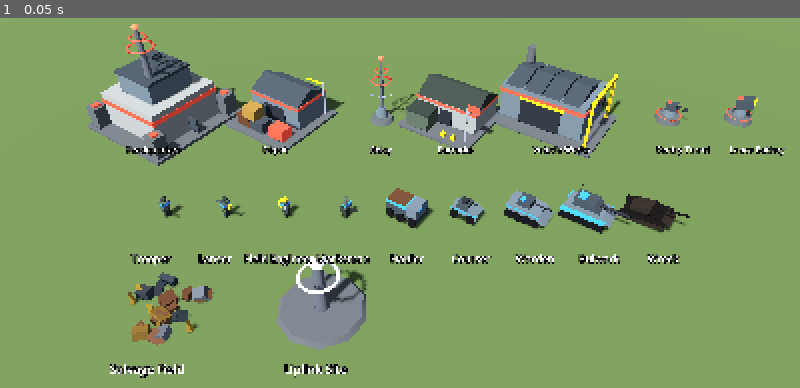
Above: before the commit, frame 1.
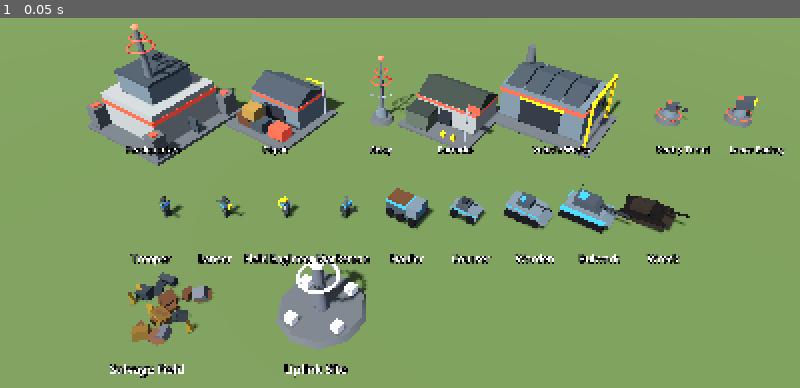
Above: after the commit, the same moment.

Repository: Fazen01/signal-front
Game: Godot game, scene res://tools/gallery.tscn
Two runs of this game, one before a commit and one after it. Both use one fixed random seed, a clock stepped at 60 frames per second and the inputs below. This scene is started directly instead of the project's main scene.
Inputs:
- Up to frame 1 (0.05 s): no input

The runs differ from the first frame. In frame 1, 0.2% of the frame differs, in the area x 35-46%, y 69-86%.

Commit message:
M6: Uplink Sites, engineer capture, idle-builder key, camera bookmarks
Neutral uplink sites spawn on the flanks; a Field Engineer captures one in
8 seconds and it pays 3 salvage a second while inside its owner's coverage.
The AI extends relays to them and sends a spare engineer. Period/F1 cycles
idle builders; Ctrl+F5..F8 saves camera bookmarks and F5..F8 recalls them.

Co-Authored-By: Claude Fable 5.2 <noreply@anthropic.com>
Claude-Session: https://claude.ai/code/session_011hknhmqSAnWYiPmukz53LT

Diff:
--- a/data/rules.json
+++ b/data/rules.json
@@ -16,6 +16,8 @@
 	"harvest_seconds": 4.0,
 	"unload_seconds": 1.0,
 	"repair_rate": 0.04,
+	"uplink_income_per_second": 3,
+	"uplink_capture_seconds": 8.0,
 	"armor_classes": ["infantry", "light", "heavy", "structure", "air"],
 	"damage_table": {
 		"ballistic": [1.0, 0.55, 0.2, 0.25, 0.5],
--- a/sim/defs/game_data.gd
+++ b/sim/defs/game_data.gd
@@ -47,6 +47,8 @@
 var harvest_seconds: float = 4.0
 var unload_seconds: float = 1.0
 var repair_rate: float = 0.04
+var uplink_income_per_second: int = 3
+var uplink_capture_seconds: float = 8.0
 
 
 ## Shared instance, loaded once. Definitions are immutable after loading.
@@ -137,6 +139,8 @@
 	harvest_seconds = float(d.get("harvest_seconds", harvest_seconds))
 	unload_seconds = float(d.get("unload_seconds", unload_seconds))
 	repair_rate = float(d.get("repair_rate", repair_rate))
+	uplink_income_per_second = int(d.get("uplink_income_per_second", uplink_income_per_second))
+	uplink_capture_seconds = float(d.get("uplink_capture_seconds", uplink_capture_seconds))
 	armor_classes = _strings(d, "armor_classes")
 	damage_table.clear()
 	var table: Dictionary = d.get("damage_table", {})
--- a/sim/sim_ai.gd
+++ b/sim/sim_ai.gd
@@ -268,6 +268,18 @@
 	for b: SimEntity in _buildings:
 		if b.hp < b.max_hp * 0.7 and b.linked and _threat_near(b.pos, 14.0) == null:
 			w.push_command(SimCommand.repair(player_id, _ids(free), b.id))
+			return
+
+	# A spare engineer claims any uplink site our network already reaches.
+	if free.size() >= 2 or w.tick_count > 20 * 90:
+		for e: SimEntity in w.entities:
+			if e.kind == SimEntity.Kind.UPLINK and e.owner != player_id and SimSignal.is_covered(w, player_id, e.pos):
+				if _threat_near(e.pos, 16.0) == null:
+					var one: Array[SimEntity] = [free[free.size() - 1]]
+					w.push_command(SimCommand.capture(player_id, _ids(one), e.id))
+					free.remove_at(free.size() - 1)
+					break
+		if free.is_empty():
 			return
 
 	var next: String = _next_building(w, me)
@@ -332,6 +344,17 @@
 		if d < best_d:
 			best_d = d
 			best = e.pos
+	if best == Vector2.INF:
+		# Then the nearest uplink site on our half of the map.
+		for e: SimEntity in w.entities:
+			if e.kind != SimEntity.Kind.UPLINK or SimSignal.is_covered(w, player_id, e.pos):
+				continue
+			var d: float = e.pos.distance_to(_hq.pos)
+			if e.pos.distance_to(_enemy_hq_pos(w)) < d:
+				continue
+			if d < best_d:
+				best_d = d
+				best = e.pos
 	if best == Vector2.INF and _count("relay") < 4:
 		# Nothing left to claim: push the network towards the middle.
 		var mid: Vector2 = w.map.world_size() * 0.5
--- a/sim/sim_command.gd
+++ b/sim/sim_command.gd
@@ -101,6 +101,17 @@
 	return c
 
 
+## Send Field Engineers to capture an uplink site.
+static func capture(p: int, unit_ids: PackedInt32Array, target: int, queued: bool = false) -> SimCommand:
+	var c: SimCommand = SimCommand.new()
+	c.type = Type.CAPTURE
+	c.player = p
+	c.ids = unit_ids
+	c.target_id = target
+	c.queue = queued
+	return c
+
+
 static func train(p: int, building: int, unit_def: String) -> SimCommand:
 	var c: SimCommand = SimCommand.new()
 	c.type = Type.TRAIN
--- a/sim/sim_economy.gd
+++ b/sim/sim_economy.gd
@@ -24,6 +24,12 @@
 			_cmd_cancel_train(w, cmd)
 		SimCommand.Type.CANCEL_BUILDING:
 			_cmd_cancel_building(w, cmd)
+		SimCommand.Type.CAPTURE:
+			var site: SimEntity = w.get_entity(cmd.target_id)
+			if site != null and site.kind == SimEntity.Kind.UPLINK:
+				for e: SimEntity in SimOrders.own_units(w, cmd):
+					if e.def.builder:
+						SimOrders.give_order(e, SimOrder.make(SimOrder.Type.CAPTURE, site.pos, site.id), cmd.queue)
 		SimCommand.Type.RALLY:
 			var b: SimEntity = _own_building(w, cmd)
 			if b != null:
@@ -84,6 +90,8 @@
 	for other: SimEntity in w.query_radius(centre, def.radius * SQUARE + 3.0):
 		if other.kind == SimEntity.Kind.FIELD and other.pos.distance_to(centre) < other.radius + def.radius:
 			return "Too close to a salvage field"
+		if other.kind == SimEntity.Kind.UPLINK and other.pos.distance_to(centre) < other.radius + def.radius * SQUARE:
+			return "Too close to an uplink site"
 		if other.kind == SimEntity.Kind.UNIT and w.are_enemies(player_id, other.owner):
 			if Rect2i(cell, def.footprint).has_point(w.map.cell_of(other.pos)):
 				return "Enemy units in the way"
@@ -202,6 +210,8 @@
 			_update_harvest(w, e, o)
 		SimOrder.Type.REPAIR:
 			_update_repair(w, e, o)
+		SimOrder.Type.CAPTURE:
+			_update_capture(w, e, o)
 		_:
 			SimOrders.finish_order(e)
 
@@ -326,6 +336,34 @@
 		SimOrders.finish_order(e)
 
 
+static func _update_capture(w: SimWorld, e: SimEntity, o: SimOrder) -> void:
+	var site: SimEntity = w.get_entity(o.target_id)
+	if site == null or site.kind != SimEntity.Kind.UPLINK or site.owner == e.owner:
+		SimMovement.stop(e)
+		SimOrders.finish_order(e)
+		return
+	if not _approach(w, e, o, site, site.radius + e.radius + 0.8):
+		if e.stuck_ticks > 40:
+			SimOrders.finish_order(e)
+		return
+	if site.capturer != e.owner:
+		site.capturer = e.owner
+		site.capture_progress = 0.0
+	site.capture_progress += SimWorld.DT
+	e.facing = rotate_toward(e.facing, (site.pos - e.pos).angle(), e.def.turn_rate * SimWorld.DT)
+	e.aim = e.facing
+	if site.capture_progress >= w.data.uplink_capture_seconds:
+		var previous: int = site.owner
+		site.owner = e.owner
+		site.capture_progress = 0.0
+		site.capturer = -1
+		site.linked = SimSignal.is_covered(w, site.owner, site.pos)
+		w.alert(e.owner, "Uplink Site captured", site.pos)
+		if previous >= 0:
+			w.alert(previous, "Uplink Site lost", site.pos)
+		SimOrders.finish_order(e)
+
+
 # -------------------------------------------------------------- per tick
 
 static func update(w: SimWorld) -> void:
@@ -340,6 +378,20 @@
 			w.remove_entity(e)
 	if w.tick_count % 10 == 0:
 		recompute_bandwidth(w)
+	if w.tick_count % SimWorld.TICK_RATE == 0:
+		_pay_uplinks(w)
+
+
+## Once a second: every owned uplink inside its owner's coverage pays out.
+static func _pay_uplinks(w: SimWorld) -> void:
+	for e: SimEntity in w.entities:
+		if e.kind != SimEntity.Kind.UPLINK or e.owner < 0:
+			continue
+		e.linked = SimSignal.is_covered(w, e.owner, e.pos)
+		if e.linked:
+			var p: SimPlayer = w.players[e.owner]
+			p.salvage += w.data.uplink_income_per_second
+			p.stat_salvage_collected += w.data.uplink_income_per_second
 
 
 static func _update_building(w: SimWorld, b: SimEntity) -> void:
--- a/sim/sim_entity.gd
+++ b/sim/sim_entity.gd
@@ -68,6 +68,10 @@
 var rally: Vector2 = Vector2.ZERO
 var has_rally: bool = false
 
+# Uplink sites
+var capture_progress: float = 0.0  ## seconds of capture work so far
+var capturer: int = -1  ## player currently capturing
+
 # Wreck visuals
 var wreck_model: String = ""
 
--- a/sim/sim_setup.gd
+++ b/sim/sim_setup.gd
@@ -15,6 +15,8 @@
 		p.ai_level = config.ai_levels[i]
 	for f: Vector3 in map.field_spots:
 		w.spawn_field(Vector2(f.x, f.y), int(f.z))
+	for u: Vector2 in map.uplink_spots:
+		w.spawn_uplink(u)
 	for p: SimPlayer in w.players:
 		place_base(w, p)
 		if p.is_ai:
--- a/sim/sim_world.gd
+++ b/sim/sim_world.gd
@@ -192,6 +192,19 @@
 	return e
 
 
+## A neutral uplink site. A Field Engineer captures it; it then pays its
+## owner a salvage trickle while it sits inside that owner's coverage.
+func spawn_uplink(at: Vector2) -> SimEntity:
+	var e: SimEntity = SimEntity.new()
+	e.kind = SimEntity.Kind.UPLINK
+	e.pos = at
+	e.radius = 2.2
+	e.linked = false
+	_register(e)
+	emit_event(SimEvent.Type.SPAWNED, e.id, -1, e.pos)
+	return e
+
+
 func spawn_wreck(at: Vector2, amount: int, radius: float, model: String, facing: float) -> SimEntity:
 	var e: SimEntity = SimEntity.new()
 	e.kind = SimEntity.Kind.WRECK
@@ -366,7 +379,11 @@
 	for i: int in n:
 		var e: SimEntity = entities[i]
 		if e.alive and e.owner == id:
-			SimCombat.kill(self, e, null, -1)
+			if e.kind == SimEntity.Kind.UPLINK:
+				e.owner = -1  # uplinks outlive their owner and go neutral
+				e.linked = false
+			else:
+				SimCombat.kill(self, e, null, -1)
 	SimSignal.mark_dirty(self)
 
 
--- a/tests/test_economy.gd
+++ b/tests/test_economy.gd
@@ -233,3 +233,44 @@
 				check(key != "", "%s needs a hotkey" % id)
 				check(not seen.has(key), "%s: hotkey %s used twice in one card" % [def.id, key])
 				seen.append(key)
+
+
+func test_engineer_captures_uplink_and_it_pays_in_coverage() -> void:
+	var w: SimWorld = _world_with_hq()
+	var hq: SimEntity = _own(w, 0, "hq")[0]
+	var site: SimEntity = w.spawn_uplink(hq.pos + Vector2(18, 0))
+	var eng: SimEntity = _own(w, 0, "field_engineer")[0]
+	w.push_command(SimCommand.capture(0, PackedInt32Array([eng.id]), site.id))
+	SimTestUtil.run(w, 20 * 20)
+	check_eq(site.owner, 0, "engineer captured the site")
+	check(eng.orders.is_empty(), "engineer is idle afterwards")
+	var before: int = w.players[0].salvage
+	SimTestUtil.run(w, 20 * 10)
+	check_eq(w.players[0].salvage - before, 10 * w.data.uplink_income_per_second, "site pays a steady trickle inside coverage")
+
+
+func test_uplink_outside_coverage_pays_nothing() -> void:
+	var w: SimWorld = _world_with_hq()
+	var hq: SimEntity = _own(w, 0, "hq")[0]
+	var site: SimEntity = w.spawn_uplink(hq.pos + Vector2(40, 0))
+	site.owner = 0
+	var before: int = w.players[0].salvage
+	SimTestUtil.run(w, 20 * 6)
+	check_eq(w.players[0].salvage, before, "no income outside coverage")
+	check(not site.linked, "site shows as unlinked")
+	w.spawn_building("relay", 0, w.map.cell_of(hq.pos + Vector2(28, 0)), true)
+	SimTestUtil.run(w, 20 * 6)
+	check(w.players[0].salvage > before, "a relay that reaches it turns the income on")
+
+
+func test_enemy_can_retake_uplink() -> void:
+	var w: SimWorld = _world_with_hq()
+	var hq: SimEntity = _own(w, 0, "hq")[0]
+	var site: SimEntity = w.spawn_uplink(hq.pos + Vector2(18, 0))
+	site.owner = 0
+	var raider: SimEntity = w.spawn_unit("field_engineer", 1, site.pos + Vector2(4, 0))
+	raider.hp = 100000.0
+	raider.max_hp = 100000.0
+	w.push_command(SimCommand.capture(1, PackedInt32Array([raider.id]), site.id))
+	SimTestUtil.run(w, 20 * 14)
+	check_eq(site.owner, 1, "enemy engineer flipped the site")
--- a/tools/headless_match.gd
+++ b/tools/headless_match.gd
@@ -68,7 +68,7 @@
 		var buildings: int = 0
 		var relays: int = 0
 		for e: SimEntity in w.entities:
-			if e.alive and e.owner == p.id:
+			if e.alive and e.owner == p.id and e.def != null:
 				if e.kind == SimEntity.Kind.UNIT:
 					units += 1
 					if e.def.is_armed():
--- a/tools/screenshot.gd
+++ b/tools/screenshot.gd
@@ -60,8 +60,7 @@
 	match _script_name:
 		"closeup":
 			if _count == 2:
-				battle.cam.distance = 20.0
-				battle.cam.set("_target_distance", 20.0)
+				battle.cam.set_distance(20.0)
 		"select":
 			if _count == 5:
 				var ids: Array[int] = []
@@ -102,8 +101,7 @@
 				for k: int in 4:
 					w.spawn_unit("bulwark", me, hq_pos + dir * 40.0 + side * (float(k) * 3.0 - 4.0))
 					w.spawn_unit("trooper", me, hq_pos + dir * 74.0 + side * (float(k) * 2.0 - 3.0))
-				battle.cam.distance = 80.0
-				battle.cam.set("_target_distance", 80.0)
+				battle.cam.set_distance(80.0)
 				battle.cam.center_on(hq_pos + dir * 36.0)
 		"result":
 			if _count == 5:
@@ -113,6 +111,5 @@
 				battle.toggle_pause_menu()
 		"wide":
 			if _count == 2:
-				battle.cam.distance = 95.0
-				battle.cam.set("_target_distance", 95.0)
+				battle.cam.set_distance(95.0)
 				battle.cam.center_on(battle.world.map.world_size() * 0.5)
--- a/ui/battle_overlay.gd
+++ b/ui/battle_overlay.gd
@@ -25,6 +25,13 @@
 	var right: Vector3 = cam3d.global_transform.basis.x
 	var view_rect: Rect2 = get_viewport_rect().grow(40.0)
 	for e: SimEntity in world.entities:
+		if e.alive and e.kind == SimEntity.Kind.UPLINK and e.capture_progress > 0.0 and battle.world_view.is_shown(e.id):
+			var at3: Vector3 = Vector3(e.pos.x, world.map.height_at(e.pos) + 4.4, e.pos.y)
+			if not cam3d.is_position_behind(at3):
+				var c2: Vector2 = cam3d.unproject_position(at3)
+				var frac_c: float = clampf(e.capture_progress / world.data.uplink_capture_seconds, 0.0, 1.0)
+				draw_rect(Rect2(c2.x - 31.0, c2.y - 4.0, 62.0, 8.0), Color(0.0, 0.0, 0.0, 0.75))
+				draw_rect(Rect2(c2.x - 30.0, c2.y - 3.0, 60.0 * frac_c, 6.0), Color(0.9, 0.9, 1.0))
 		if not e.alive or e.def == null or not battle.world_view.is_shown(e.id):
 			continue
 		var is_selected: bool = ctl.selected.has(e.id)
--- a/ui/hud.gd
+++ b/ui/hud.gd
@@ -438,7 +438,13 @@
 func _entity_detail(e: SimEntity) -> String:
 	if e.def == null:
 		if e.kind == SimEntity.Kind.UPLINK:
-			return "Neutral uplink. Pays salvage to whoever covers it with signal."
+			var rate: int = world.data.uplink_income_per_second
+			if e.owner < 0:
+				return "Neutral. Capture it with a Field Engineer; it then pays %d salvage a second while it is inside your signal coverage." % rate
+			var who: String = "You hold" if e.owner == player else "%s holds" % world.players[e.owner].name
+			if e.linked:
+				return "%s this site. Paying %d salvage a second." % [who, rate]
+			return "%s this site, but it is outside their coverage and pays nothing." % who
 		return "Salvage remaining: %d. Send a Hauler to collect it." % e.salvage
 	var lines: Array[String] = []
 	lines.append("Health %d / %d" % [int(ceilf(e.hp)), int(e.max_hp)])
--- a/ui/main_menu.gd
+++ b/ui/main_menu.gd
@@ -16,6 +16,9 @@
   2. Select a Field Engineer and build a Barracks, then Relays towards more
      salvage. Relays also raise your Bandwidth (the unit cap).
   3. Build a Vehicle Works for tanks, then destroy the enemy Headquarters.
+  4. Right-click an Uplink Site with a Field Engineer to capture it: it pays
+     salvage while it is inside your coverage.
+You only see what your coverage and your units see.
 
 CAMERA
   W / D / arrow keys / screen edge   pan  (A and S also pan with nothing selected)
@@ -30,6 +33,9 @@
   Ctrl+1..9, then 1..9               set and recall control groups (double-tap centres)
   Shift + order                      queue the order
   G                                  toggle the signal coverage overlay
+  . (period) or F1                   select the next idle Field Engineer
+  Ctrl+F5..F8, then F5..F8           save and recall camera bookmarks
+  Minimap                            left click moves the camera, right click orders
   Esc                                cancel, or open the pause menu
 
 The command card at the bottom right shows what the selection can build or
--- a/view/battle_scene.gd
+++ b/view/battle_scene.gd
@@ -157,6 +157,19 @@
 	hud.minimap._gui_input(rclick)
 	hud.minimap.ping(hq.pos)
 	cam.center_on(hq.pos)
+	# Idle-builder key and camera bookmarks.
+	world.push_command(SimCommand.stop(local_player, PackedInt32Array([eng.id])))
+	controller.clear_selection()
+	var fkey: InputEventKey = InputEventKey.new()
+	fkey.physical_keycode = KEY_F6
+	fkey.pressed = true
+	fkey.ctrl_pressed = true
+	controller._unhandled_input(fkey)
+	cam.center_on(world.map.world_size() * 0.5)
+	fkey.ctrl_pressed = false
+	controller._unhandled_input(fkey)
+	driver.expect(cam.focus.distance_to(hq.pos) < 1.0, "camera bookmark recalled")
+	driver.expect(controller.select_next_idle_builder() or true, "idle builder key runs")
 	var gkey: InputEventKey = InputEventKey.new()
 	gkey.physical_keycode = KEY_G
 	gkey.pressed = true
--- a/view/entity_view.gd
+++ b/view/entity_view.gd
@@ -63,6 +63,16 @@
 		select_ring.visible = on
 
 
+## Uplink sites change hands: rebuild the model in the new owner's colour.
+func refresh_owner(e: SimEntity, world: SimWorld) -> void:
+	if kind != SimEntity.Kind.UPLINK or e.owner == owner_id:
+		return
+	owner_id = e.owner
+	model.queue_free()
+	model = ModelFactory.build_uplink(world.players[e.owner].color if e.owner >= 0 else Color(0.9, 0.9, 0.95))
+	add_child(model)
+
+
 func sync(e: SimEntity, map: SimMap, alpha: float) -> void:
 	var p: Vector2 = e.prev_pos.lerp(e.pos, alpha)
 	base_y = map.height_at(p)
--- a/view/model_factory.gd
+++ b/view/model_factory.gd
@@ -230,14 +230,17 @@
 	return root
 
 
-## A neutral uplink site: a pad with a dormant mast.
-static func build_uplink() -> Node3D:
+## An uplink site: a pad with a mast that lights up in its owner's colour.
+static func build_uplink(light: Color = Color(0.9, 0.9, 0.95)) -> Node3D:
 	var root: Node3D = Node3D.new()
 	root.name = "Model"
 	cyl(root, 2.2, 2.4, 0.3, Vector3(0.0, 0.15, 0.0), mat(CONCRETE_DARK), 10)
 	cyl(root, 0.25, 0.4, 3.0, Vector3(0.0, 1.8, 0.0), mat(METAL, 0.0, 0.6, 0.4), 6)
-	ring(root, 0.9, 1.1, Vector3(0.0, 2.6, 0.0), mat(Color(0.9, 0.9, 0.95), 0.6))
-	ball(root, 0.35, Vector3(0.0, 3.5, 0.0), mat(Color(0.9, 0.9, 0.95), 0.9))
+	ring(root, 0.9, 1.1, Vector3(0.0, 2.6, 0.0), mat(light, 0.6))
+	ball(root, 0.35, Vector3(0.0, 3.5, 0.0), mat(light, 0.9))
+	for i: int in 4:
+		var ang: float = float(i) * TAU / 4.0 + 0.4
+		box(root, Vector3(0.5, 0.5, 0.5), Vector3(cos(ang) * 1.7, 0.5, sin(ang) * 1.7), mat(light, 0.5))
 	return root
 
 
--- a/view/rts_camera.gd
+++ b/view/rts_camera.gd
@@ -41,6 +41,11 @@
 
 func ground_right() -> Vector2:
 	return Vector2(cos(yaw), -sin(yaw))
+
+
+func set_distance(d: float) -> void:
+	distance = clampf(d, MIN_DISTANCE, MAX_DISTANCE)
+	_target_distance = distance
 
 
 func center_on(p: Vector2) -> void:
--- a/view/selection_controller.gd
+++ b/view/selection_controller.gd
@@ -22,6 +22,8 @@
 var drag_start: Vector2 = Vector2.ZERO
 var drag_now: Vector2 = Vector2.ZERO
 var _last_group: int = -1
+var _idle_cursor: int = 0
+var _bookmarks: Dictionary[int, Vector4] = {}  ## F5..F8 -> focus x, focus z, yaw, distance
 var _last_group_ms: int = 0
 
 
@@ -267,6 +269,20 @@
 			_recall_group(index, key.shift_pressed)
 		get_viewport().set_input_as_handled()
 		return
+	if code >= KEY_F5 and code <= KEY_F8:
+		if key.ctrl_pressed:
+			_bookmarks[int(code)] = Vector4(cam.focus.x, cam.focus.y, cam.yaw, cam.distance)
+		elif _bookmarks.has(int(code)):
+			var b: Vector4 = _bookmarks[int(code)]
+			cam.yaw = b.z
+			cam.set_distance(b.w)
+			cam.center_on(Vector2(b.x, b.y))
+		get_viewport().set_input_as_handled()
+		return
+	if code == KEY_PERIOD or code == KEY_F1:
+		select_next_idle_builder()
+		get_viewport().set_input_as_handled()
+		return
 	if key.ctrl_pressed or key.alt_pressed:
 		return
 	if battle.on_hotkey(key):
@@ -291,6 +307,21 @@
 				get_viewport().set_input_as_handled()
 
 
+## Selects the next builder that has nothing to do and looks at it.
+func select_next_idle_builder() -> bool:
+	var idle: Array[SimEntity] = []
+	for e: SimEntity in world.entities:
+		if e.alive and e.owner == player and e.kind == SimEntity.Kind.UNIT and e.def.builder and e.orders.is_empty():
+			idle.append(e)
+	if idle.is_empty():
+		return false
+	_idle_cursor = (_idle_cursor + 1) % idle.size()
+	var pick: SimEntity = idle[_idle_cursor]
+	set_selection([pick.id])
+	cam.center_on(pick.pos)
+	return true
+
+
 func _recall_group(index: int, add: bool) -> void:
 	var ids: Array[int] = []
 	if add:
@@ -353,6 +384,12 @@
 		world.push_command(SimCommand.attack(player, ids, target.id, queued))
 		battle.show_order_marker(target.pos, Color(1.0, 0.3, 0.25))
 		return
+	if target != null and target.kind == SimEntity.Kind.UPLINK and target.owner != player:
+		var capturers: PackedInt32Array = _filter(ids, func(e: SimEntity) -> bool: return e.def.builder)
+		if not capturers.is_empty():
+			world.push_command(SimCommand.capture(player, capturers, target.id, queued))
+			battle.show_order_marker(target.pos, Color(0.9, 0.9, 1.0))
+			return
 	if target != null and target.is_harvestable():
 		var haulers: PackedInt32Array = _filter(ids, func(e: SimEntity) -> bool: return e.def.harvester)
 		if not haulers.is_empty():
--- a/view/world_view.gd
+++ b/view/world_view.gd
@@ -62,6 +62,8 @@
 			views[e.id] = v
 		v.set_shown(_should_show(e, v))
 		if v.shown:
+			if e.kind == SimEntity.Kind.UPLINK:
+				v.refresh_owner(e, world)
 			v.sync(e, world.map, alpha)
 	if views.size() != world.entities.size():
 		var gone: Array[int] = []
Not shown, changed: docs/ROADMAP.md
